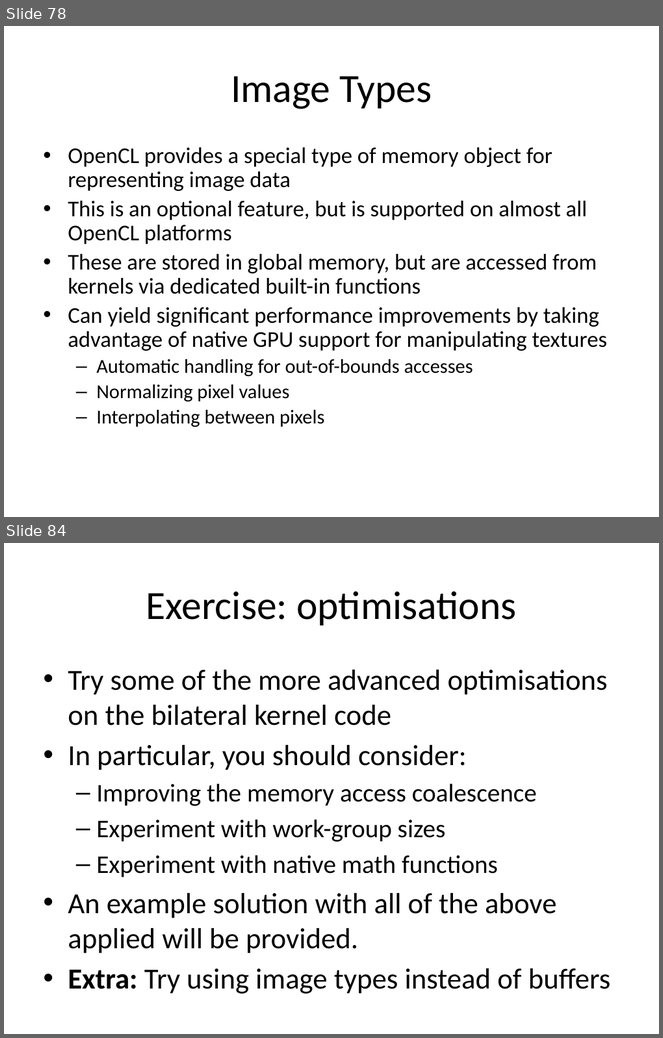
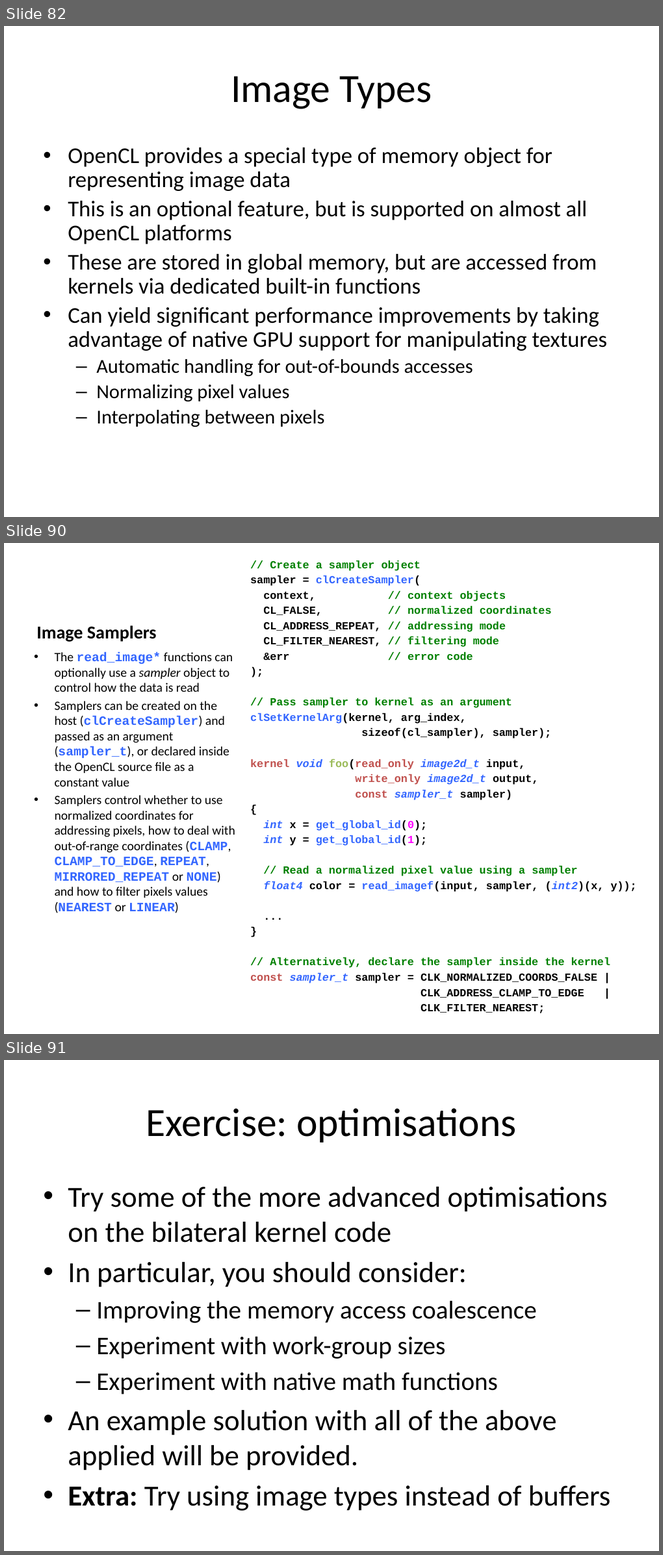
Before and after one commit to UoB-HPC/opencl-training-slides, a slide deck: advanced_part3.pptx. Shown one above the other, each under a label of ours: slides 78 and 84 before the commit, slides 82, 90 and 91 after it; the slides between them are not shown. The pictures are 663x1038 and 663x1555 pixels, drawn with LibreOffice and Linux fonts; fonts in the diff are those of the drawing. Boxes give left, top, right and bottom in pixels: in the first picture for what was removed or moved away, otherwise in the second. Text is boxed around its words. In the diff, an @@ line names an element or a change of style, - is before the commit and + after.

```diff
--- a/advanced_part3.pptx
+++ b/advanced_part3.pptx
@@ slide 90 added at (4, 543, 659, 1034), background #FFFFFF @@
@@ text added at (250, 561, 637, 1014), 12 pt, text #000000, bold @@
+// Create a sampler object
+sampler = clCreateSampler(
+context, // context objects
+CL_FALSE, // normalized coordinates
+CL_ADDRESS_REPEAT, // addressing mode
+CL_FILTER_NEAREST, // filtering mode
+&err // error code
+);
+// Pass sampler to kernel as an argument
+clSetKernelArg(kernel, arg_index,
+sizeof(cl_sampler), sampler);
+kernel void foo(read_only image2d_t input,
+write_only image2d_t output,
+const sampler_t sampler)
+{
+int x = get_global_id(0);
+int y = get_global_id(1);
+// Read a normalized pixel value using a sampler
+float4 color = read_imagef(input, sampler, (int2)(x, y));
+...
+}
+// Alternatively, declare the sampler inside the kernel
+const sampler_t sampler = CLK_NORMALIZED_COORDS_FALSE |
+CLK_ADDRESS_CLAMP_TO_EDGE |
+CLK_FILTER_NEAREST;
@@ title added at (36, 626, 157, 642), 20 pt, text #000000, bold @@
+Image Samplers
@@ text added at (55, 652, 235, 913), 14 pt, text #000000 @@
+• The read_image* functions can optionally use a sampler object to control how the data is read
+• Samplers can be created on the host (clCreateSampler) and passed as an argument (sampler_t), or declared inside the OpenCL source file as a constant value
+• Samplers control whether to use normalized coordinates for addressing pixels, how to deal with out-of-range coordinates (CLAMP, CLAMP_TO_EDGE, REPEAT, MIRRORED_REPEAT or NONE) and how to filter pixels values (NEAREST or LINEAR)
@@ what was slide 78 is now slide 82 @@
@@ what was slide 84 is now slide 91 @@
```
Also in this commit, not shown: 19 slides changed, 7 other slides added.
